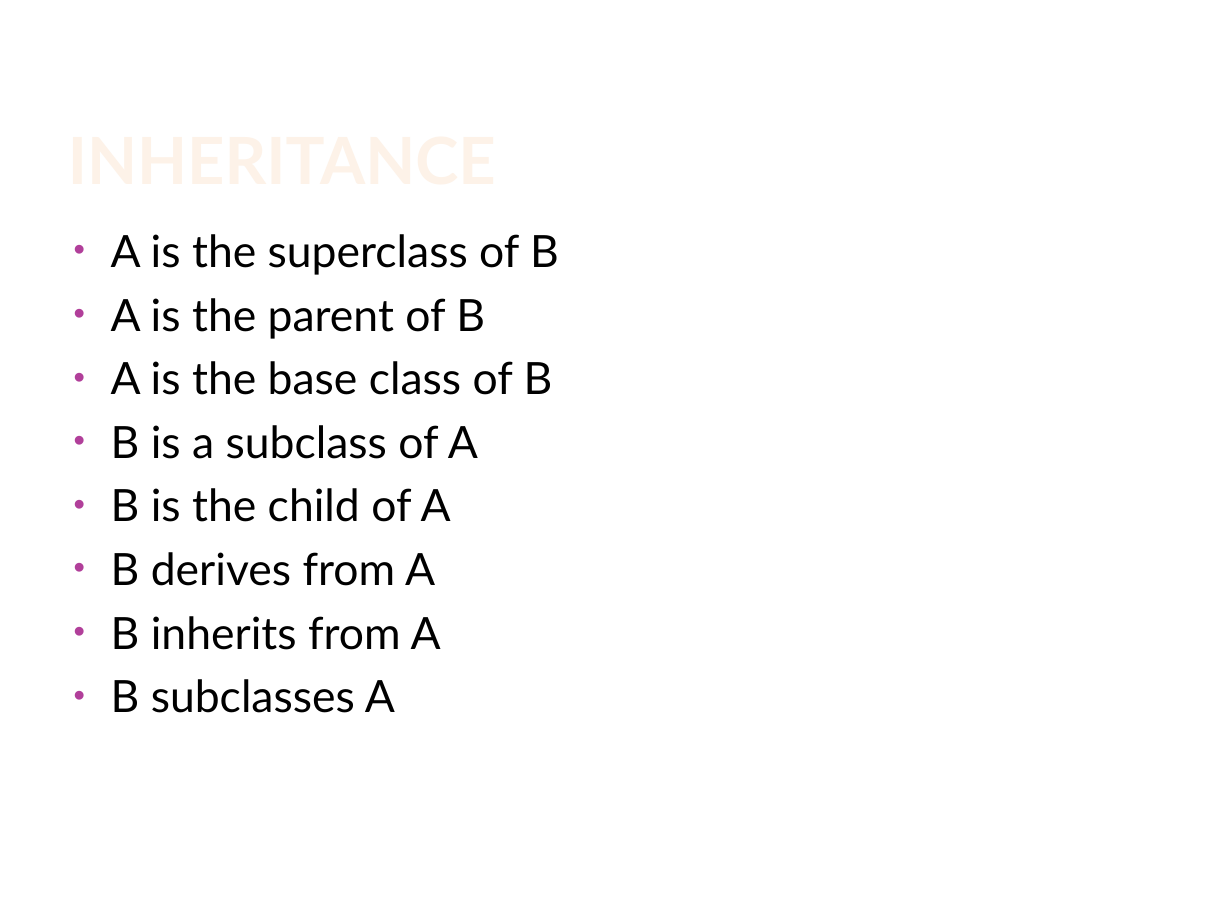
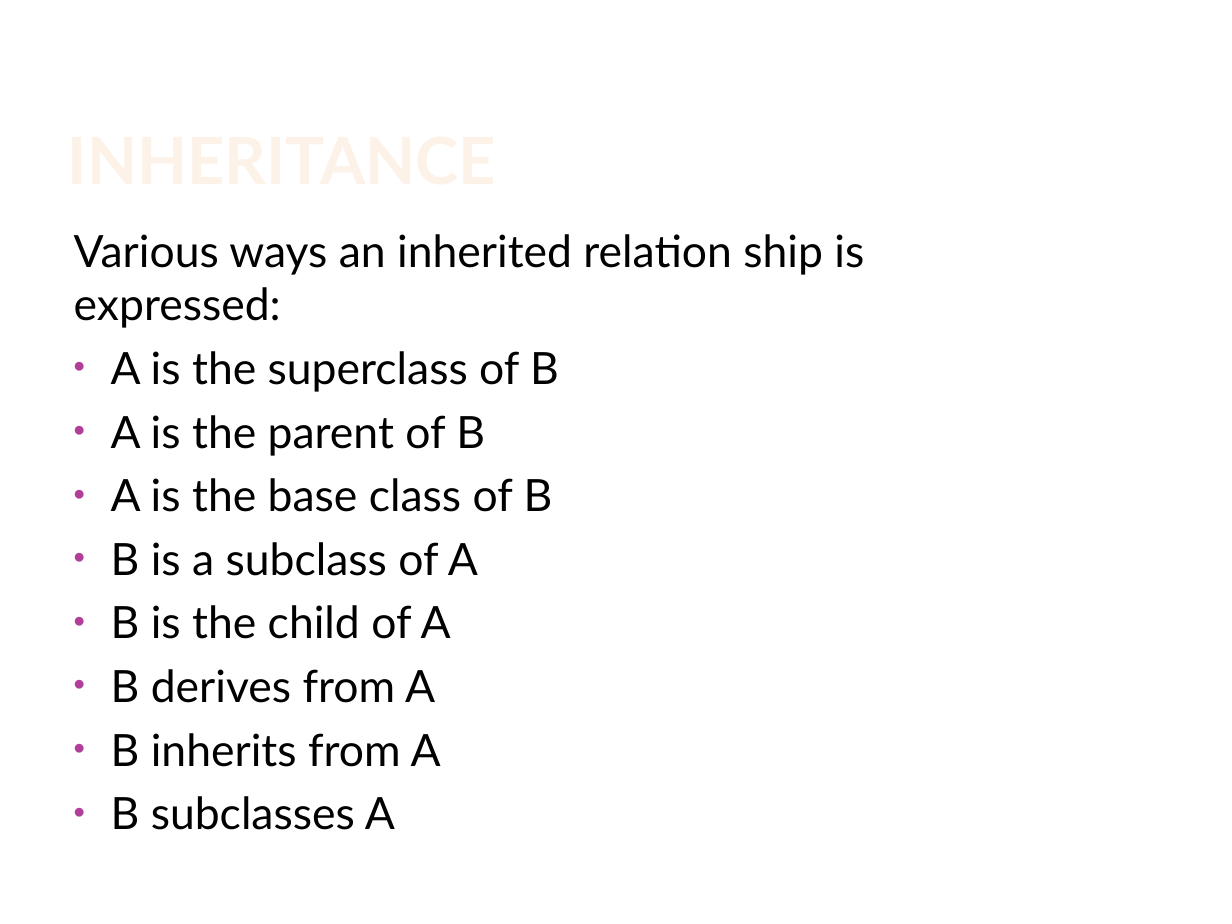
Before and after one commit to sanjeevir/all-my-resources, a slide deck: slide 29 of java/Object orientation.pptx (slide 20 before the commit). Drawn at 1232x924 pixels with LibreOffice and Linux fonts; fonts in the diff are those of the drawing; background and template pictures are left out. Boxes give left, top, right and bottom in pixels: in the first picture for what was removed or moved away, otherwise in the second. Text is boxed around its words. In the diff, an @@ line names an element or a change of style, - is before the commit and + after.

```diff
--- a/java/Object orientation.pptx
+++ b/java/Object orientation.pptx
@@ text at (74, 234, 864, 328): paragraph added @@
+Various ways an inherited relation ship is expressed:
```
Also in this commit, not shown: 4 other slides changed, 20 slides added, 2 slides removed.
